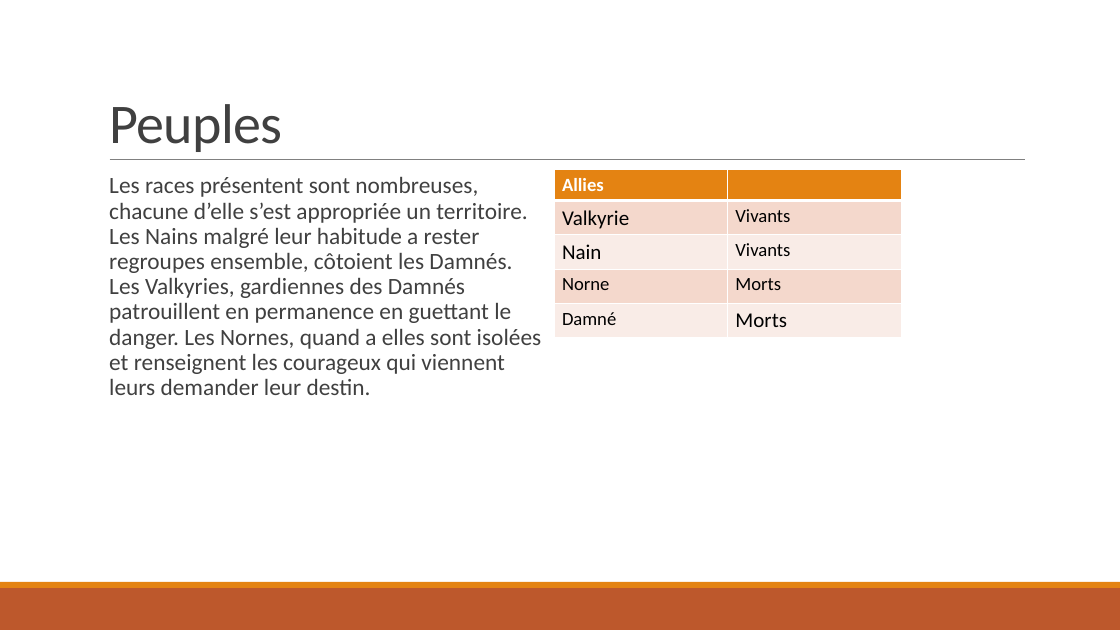
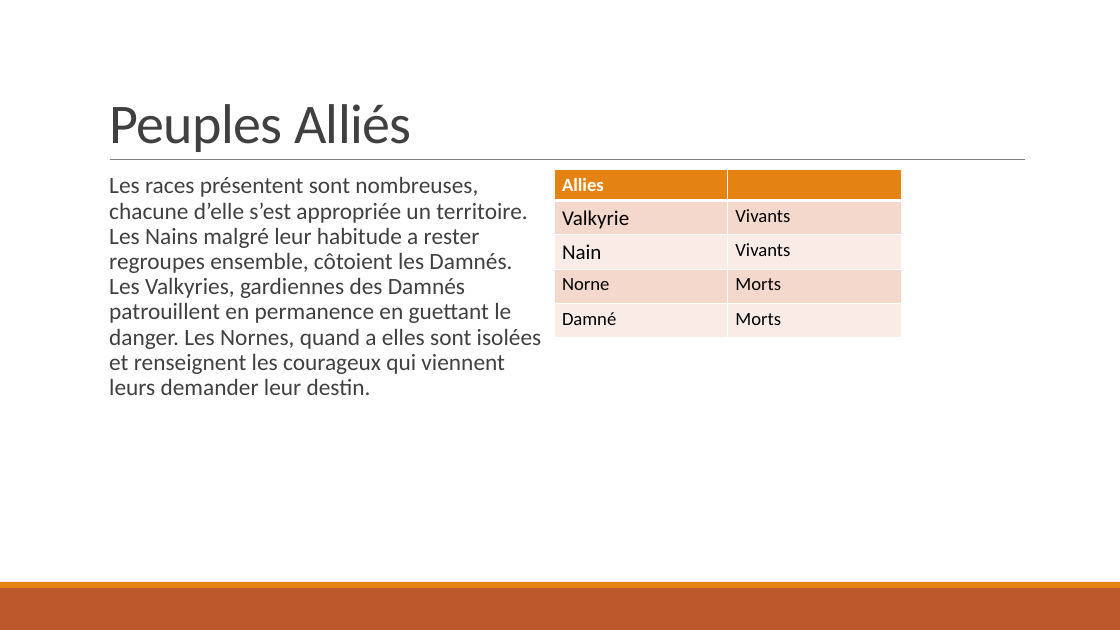
Before and after one commit to NCarrez/JdR-DeadSpells, a slide deck: slide 8 of 00 - Presentation.pptx (slide 6 before the commit). Drawn at 1120x630 pixels with LibreOffice and Linux fonts; fonts in the diff are those of the drawing. Boxes give left, top, right and bottom in pixels: in the first picture for what was removed or moved away, otherwise in the second. Text is boxed around its words. In the diff, an @@ line names an element or a change of style, - is before the commit and + after.

```diff
--- a/00 - Presentation.pptx
+++ b/00 - Presentation.pptx
@@ title at bbox=[109, 104, 412, 152]: text changed @@
-Peuples
+Peuples Alliés
@@ table at bbox=[555, 170, 901, 337] @@
@@ size 18 to 16 pt in "Morts" @@
```
Also in this commit, not shown: 8 other slides changed, 6 slides added, 5 slides removed.
